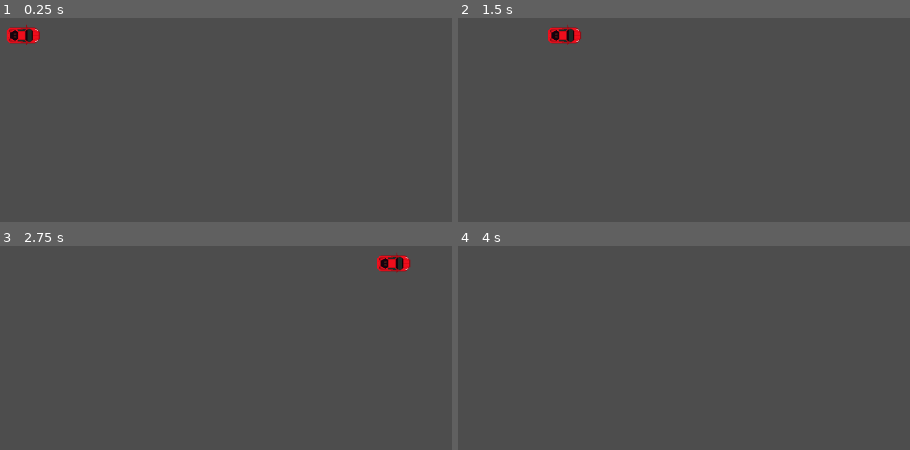
Above: before the commit, frames 1-4 (two rows, left to right).
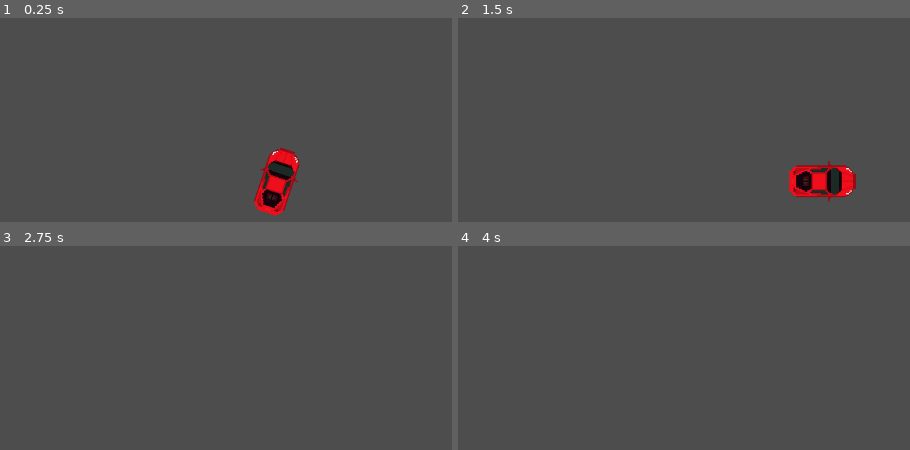
Above: after the commit, the same moments.

Repository: vindognz/RickAstleyDriving
Game: Godot game, scene res://scenes/car.tscn
The game is run twice, just before and just after one commit, with the same random seed, the same clock (stepped at 60 frames per second) and the same inputs. This scene is started directly instead of the project's main scene.
Inputs:
- Up to frame 1 (0.25 s): no input
- Up to frame 2 (1.5 s): tap Enter (ui_accept) at 0.5, 0.6, 0.77, 1.07, 1.35 s; hold Right (right) from 0.53 s (still down)
- Up to frame 3 (2.75 s): tap Enter (ui_accept) at 1.52, 1.82, 2.1 s; release Right (right) at 2.03 s; hold Left (left) from 2.03 s (still down)
- Up to frame 4 (4 s): release Left (left) at 2.78 s; hold Right (right) from 2.78 s (still down); tap Enter (ui_accept) at 2.85, 3.02, 3.32, 3.5, 3.6, 3.77 s

The runs differ from the first frame. In frame 1, 2.8% of the frame differs, in the area x 1-67%, y 3-98%; in frame 2, 2.8%; in frame 3, 0.6%; in frame 4, nothing differs.

Commit message:
added motion to car

Diff:
--- a/character_body_2d.gd
+++ /dev/null
@@ -1,25 +0,0 @@
-extends CharacterBody2D
-
-
-const SPEED = 300.0
-const JUMP_VELOCITY = -400.0
-
-
-func _physics_process(delta: float) -> void:
-	# Add the gravity.
-	if not is_on_floor():
-		velocity += get_gravity() * delta
-
-	# Handle jump.
-	if Input.is_action_just_pressed("ui_accept") and is_on_floor():
-		velocity.y = JUMP_VELOCITY
-
-	# Get the input direction and handle the movement/deceleration.
-	# As good practice, you should replace UI actions with custom gameplay actions.
-	var direction := Input.get_axis("ui_left", "ui_right")
-	if direction:
-		velocity.x = direction * SPEED
-	else:
-		velocity.x = move_toward(velocity.x, 0, SPEED)
-
-	move_and_slide()
--- a/scenes/car.tscn
+++ b/scenes/car.tscn
@@ -6,14 +6,19 @@
 [sub_resource type="RectangleShape2D" id="RectangleShape2D_an6ev"]
 size = Vector2(22, 48)
 
-[node name="RigidBody2D" type="RigidBody2D"]
-position = Vector2(534, 296)
+[node name="Car" type="RigidBody2D"]
+position = Vector2(900, 507)
 gravity_scale = 0.0
-linear_damp = 4.0
+lock_rotation = true
+linear_damp = 1.0
 script = ExtResource("1_3lbwp")
 
 [node name="CollisionShape2D" type="CollisionShape2D" parent="."]
+rotation = 1.57079
+scale = Vector2(2, 2)
 shape = SubResource("RectangleShape2D_an6ev")
 
-[node name="Car" type="Sprite2D" parent="."]
+[node name="CarSprite" type="Sprite2D" parent="."]
+rotation = 1.57079
+scale = Vector2(2, 2)
 texture = ExtResource("2_o0r6h")
--- a/scripts/player.gd
+++ b/scripts/player.gd
@@ -1,16 +1,28 @@
 extends RigidBody2D
 
 const SPEED = 5
+const t = 0.1
 
-func _ready() -> void:
-	pass # Replace with function body.
+var lastRot = 0
+var lastDir = Vector2.UP
 
 func _process(delta: float) -> void:
-	if Input.is_action_pressed("forward"): linear_velocity.y -= SPEED
-	if Input.is_action_pressed("left"): linear_velocity.x -= SPEED
-	if Input.is_action_pressed("right"): linear_velocity.x += SPEED
-	if Input.is_action_pressed("reverse"): linear_velocity.y += SPEED
+	var direction := Input.get_vector("left", "right", "forward", "reverse")
 
-	rotation = atan2(linear_velocity.y, linear_velocity.x) + (PI/2)
+	if direction.length() < 0.1:
+		direction = lastDir
+	else:
+		direction = direction.normalized()
+		linear_velocity += direction * SPEED
 
+	if lastRot - atan2(direction.y, direction.x) > PI:
+		lastRot -= 2*PI
+
+	if lastRot - atan2(direction.y, direction.x) < -PI:
+		lastRot += 2*PI
+
+	rotation = lastRot * (1-t) + atan2(direction.y, direction.x) * t
+
+	lastRot = rotation
+	lastDir = direction
 # forward left right reverse
Not shown, changed: icon.svg.import
